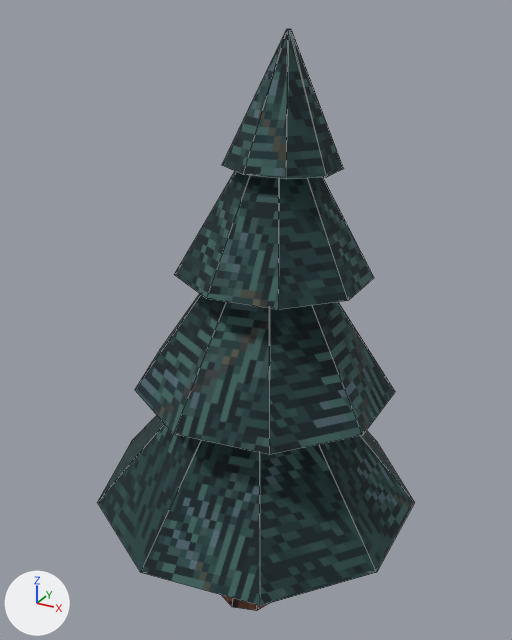
What one commit did to the glTF model ArenaTaticaUnity/Assets/ArenaTatica/Resources/Models/Mapa/pedreira/arvore_jovem.glb.
Camera for both pictures: a 50 mm camera at (0.834, -1.464, 1.646) aimed at (0.006, 0.04, 0.894). Every picture has the same lights, and +X, +Y and +Z are marked at lower left. The first picture is the older version. Mesh edges are drawn as thin lines.

The first picture shows 'pedreira_arvore_jovem'.
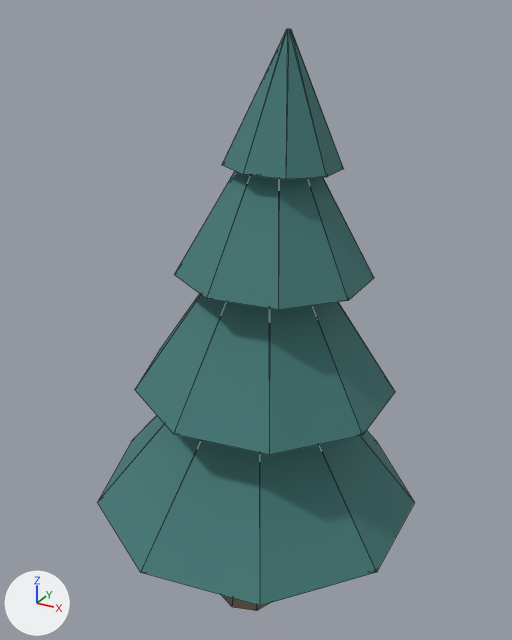
Edits to the bpy script that builds the scene:
```text
Change mat_pedreira_folhagem:
    where n0 = _N.new('ShaderNodeBsdfPrincipled'); n0.name = 'Principled BSDF'
    n0.inputs[2].default_value: 0.9 -> 0.88  # 'Roughness'
    where n2 = _N.new('ShaderNodeMix'); n2.name = 'Mix'
    add n2.inputs[7].default_value = (0.055, 0.19, 0.18, 1.0)  # 'B', dark cyan #427976
    remove n4 = _N.new('ShaderNodeTexImage'); n4.name = 'Image Texture'
    remove n4.image = img_pedreira_folhagem
    remove n4.interpolation = 'Closest'
    where n3 = _N.new('ShaderNodeVertexColor'); n3.name = 'Color Attribute'
    remove _L.new(n3.outputs[0], n2.inputs[7])  # 'Color' to 'B'
    remove _L.new(n4.outputs[0], n2.inputs[6])  # 'Color' to 'A'
    add _L.new(n3.outputs[0], n2.inputs[6])  # 'Color' to 'A'
```

Pixel boxes (x1, y1, x2, y2) of what changed, in the pictures (512 x 640 px):
'pedreira_arvore_jovem', surface changed (lighter)
    both: (98, 29, 414, 611)
